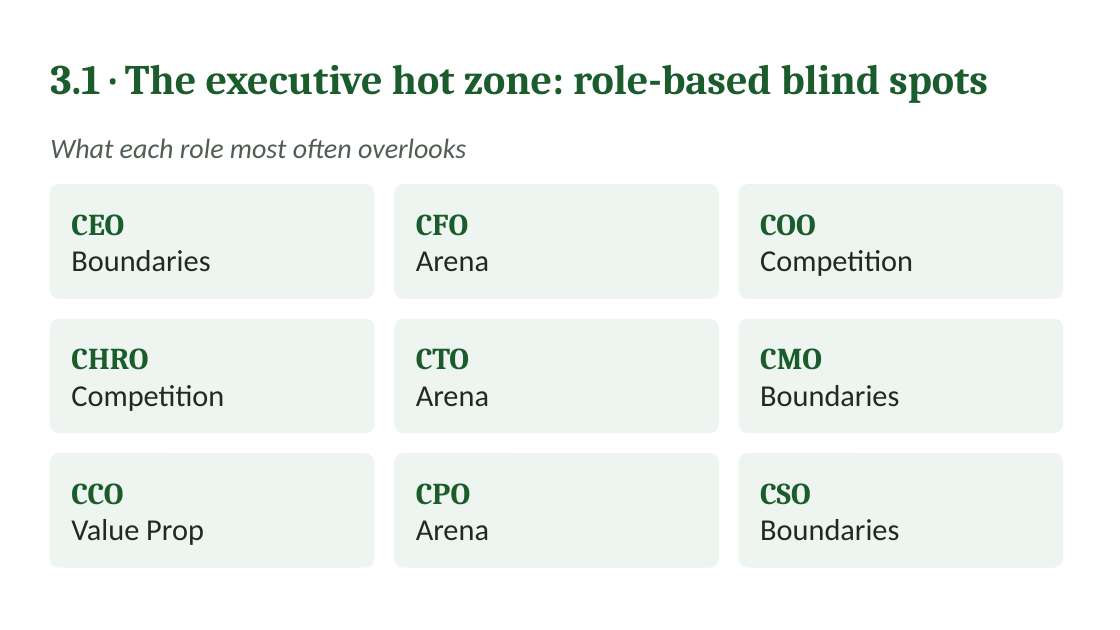
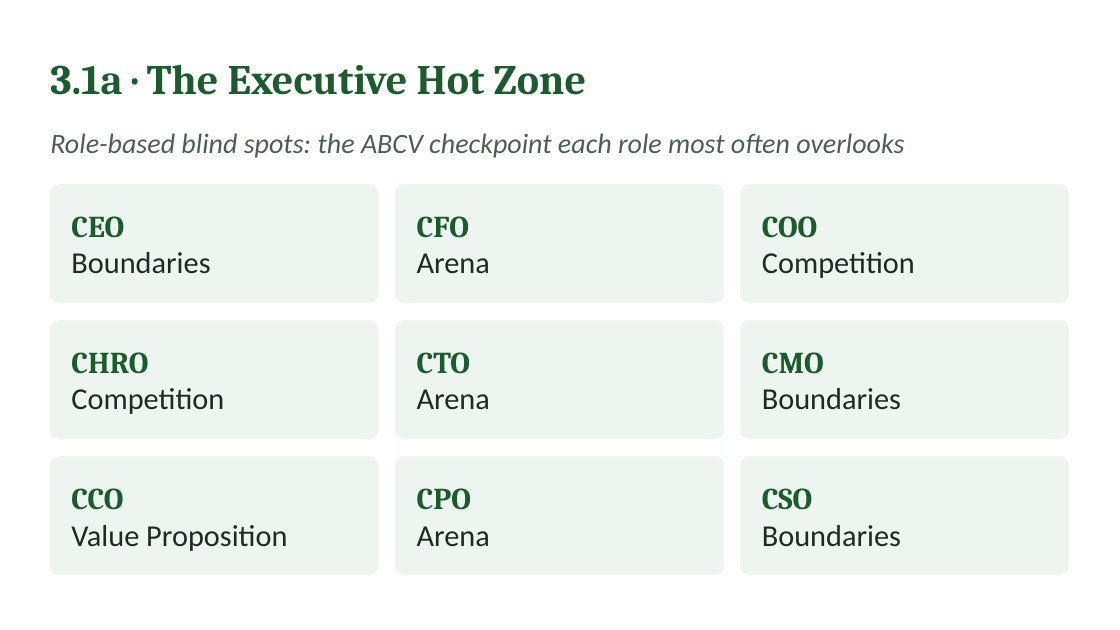
Before and after one commit to IBSL26/ibsl-platform, a slide deck: slide 22 of Unit decks/Unit 04 - Direction Integrity (ABCV-MBT).pptx (slide 11 before the commit). Drawn at 1120x630 pixels with LibreOffice and Linux fonts; fonts in the diff are those of the drawing. Boxes give left, top, right and bottom in pixels: in the first picture for what was removed or moved away, otherwise in the second. Text is boxed around its words. In the diff, an @@ line names an element or a change of style, - is before the commit and + after.

Commit message:
Unit 4 facilitator deck, rebuilt to the Unit 2 and Unit 3 format

```diff
--- a/Unit decks/Unit 04 - Direction Integrity (ABCV-MBT).pptx
+++ b/Unit decks/Unit 04 - Direction Integrity (ABCV-MBT).pptx
@@ text at box(50, 65, 586, 95): text changed @@
-3.1 · The executive hot zone: role-based blind spots
+3.1a · The Executive Hot Zone
@@ text at box(50, 133, 904, 158): text changed @@
-What each role most often overlooks
+Role-based blind spots: the ABCV checkpoint each role most often overlooks
@@ rounded rectangle: place and size @@
-rounded rectangle at box(50, 185, 374, 298)
+rounded rectangle at box(50, 185, 378, 302)
@@ rounded rectangle: place and size @@
-rounded rectangle at box(395, 185, 718, 298)
+rounded rectangle at box(396, 185, 723, 302)
@@ rounded rectangle: place and size @@
-rounded rectangle at box(739, 185, 1063, 298)
+rounded rectangle at box(741, 185, 1069, 302)
@@ rounded rectangle: place and size @@
-rounded rectangle at box(50, 319, 374, 433)
+rounded rectangle at box(50, 321, 378, 439)
@@ text "CHRO": place and size @@
-text "CHRO" at box(71, 348, 224, 411)
+text "CHRO" at box(71, 352, 224, 414)
@@ rounded rectangle: place and size @@
-rounded rectangle at box(395, 319, 718, 433)
+rounded rectangle at box(396, 321, 723, 439)
@@ text "CTO": place and size @@
-text "CTO" at box(416, 348, 489, 406)
+text "CTO" at box(417, 352, 490, 409)
@@ rounded rectangle: place and size @@
-rounded rectangle at box(739, 319, 1063, 433)
+rounded rectangle at box(741, 321, 1069, 439)
@@ text "CMO": place and size @@
-text "CMO" at box(760, 348, 899, 406)
+text "CMO" at box(762, 352, 901, 410)
@@ rounded rectangle: place and size @@
-rounded rectangle at box(50, 454, 374, 567)
+rounded rectangle at box(50, 457, 378, 575)
@@ rounded rectangle: place and size @@
-rounded rectangle at box(395, 454, 718, 567)
+rounded rectangle at box(396, 457, 723, 575)
@@ text "CPO": place and size @@
-text "CPO" at box(416, 483, 489, 540)
+text "CPO" at box(417, 488, 490, 546)
@@ proportions changed in 9 elements at box(50, 185, 378, 302), box(396, 185, 723, 302), box(741, 185, 1069, 302), box(50, 321, 378, 439), box(396, 321, 723, 439), box(741, 321, 1069, 439), box(50, 457, 378, 575), box(396, 457, 723, 575), box(741, 457, 1069, 575) @@
@@ rounded rectangle: place and size @@
-rounded rectangle at box(739, 454, 1063, 567)
+rounded rectangle at box(741, 457, 1069, 575)
@@ text "CSO": place and size @@
-text "CSO" at box(760, 483, 899, 540)
+text "CSO" at box(762, 488, 901, 547)
@@ text at box(71, 525, 287, 551): text changed @@
-Value Prop
+Value Proposition
```
Also in this commit, not shown: 6 other slides changed, 25 slides added, 5 slides removed, 30 other files.
